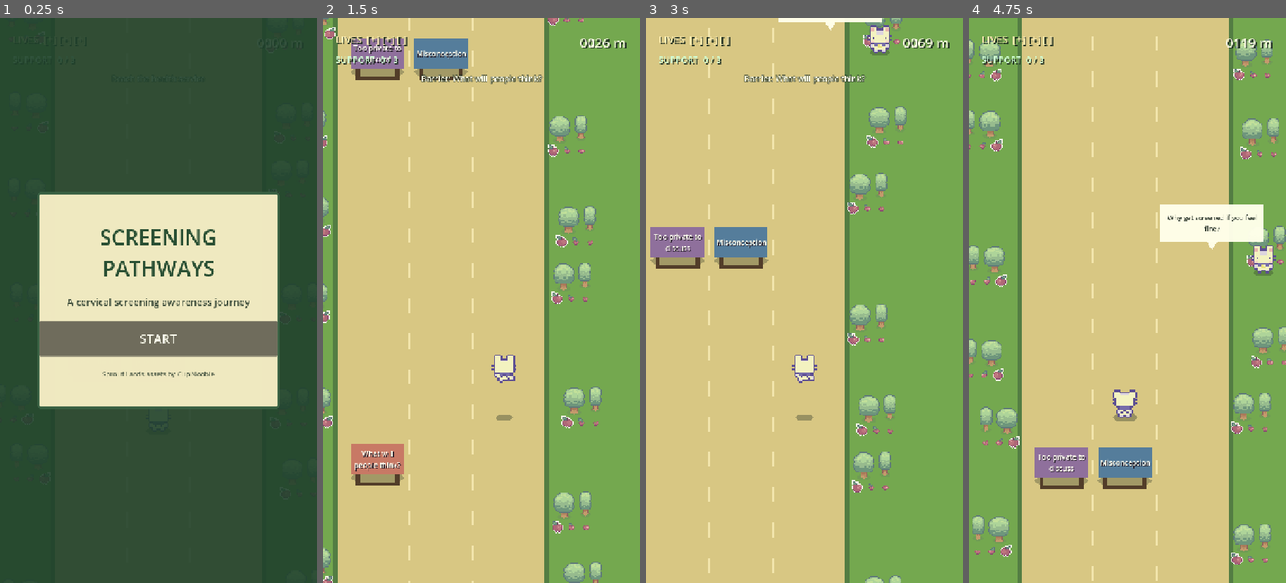
Above: before the commit, frames 1-4 (left to right).
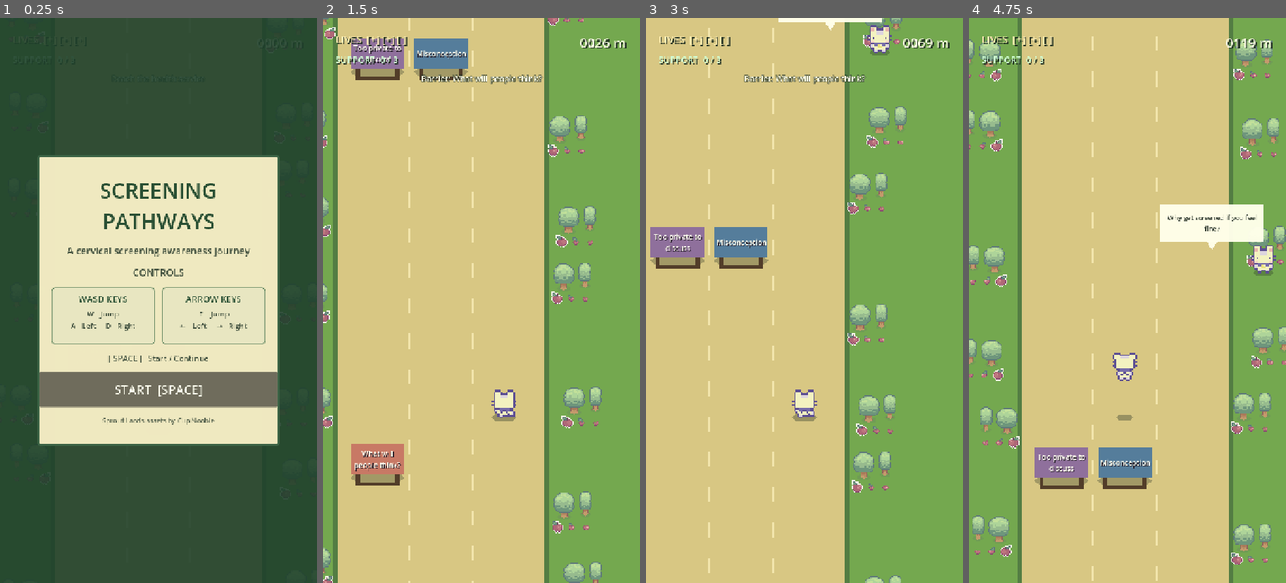
Above: after the commit, the same moments.

Repository: MinhQNguyenn/ScreeningTogether_AU
Game: Godot game, scene res://scenes/main.tscn
Same seed, same stepped clock (60 frames per second), same inputs: the game is played once before the commit and once after it.
Inputs (mouse positions are in pixels of both pictures, inside the frame that each line leads up to):
- Up to frame 1 (0.25 s): no input
- Up to frame 2 (1.5 s): click "START" (after the commit: "START [SPACE]") at 0.5 s; tap Enter at 1.25 s; move the mouse to (551, 272) at 1.27 s; hold D (move_right) from 1.28 s (still down); hold Space (interact, bound only after the commit) from 1.28 s (still down); click (551, 272) at 1.42 s
- Up to frame 3 (3 s): tap W (jump) at 1.52 s; release D (move_right) at 2 s; release Space (interact, bound only after the commit) at 2 s; drag from (741, 328) to (677, 526) at 2.02 s; move the mouse to (836, 176) at 2.77 s; hold D (move_right) from 2.78 s (still down); hold Space (interact, bound only after the commit) from 2.78 s (still down)
- Up to frame 4 (4.75 s): release D (move_right) at 3.5 s; release Space (interact, bound only after the commit) at 3.5 s; drag from (1111, 413) to (1064, 306) at 3.52 s; move the mouse to (1222, 385) at 4.27 s; hold A (move_left) from 4.28 s (still down); hold Space (interact, bound only after the commit) from 4.28 s (still down); tap W (jump) at 4.52 s

The runs differ from the first frame. In frame 1, 22% of the frame differs, in the area x 12-89%, y 24-76%; in frame 2, 0.6%; in frame 3, 0.6%; in frame 4, 0.6%.

Commit message:
Improve game controls and screening fact popups

Diff:
--- a/godot-game/project.godot
+++ b/godot-game/project.godot
@@ -28,20 +28,24 @@
 move_left={
 "deadzone": 0.5,
 "events": [Object(InputEventKey,"resource_local_to_scene":false,"resource_name":"","device":16,"window_id":0,"alt_press …(190 unchanged characters)…
-, Object(InputEventKey,"resource_local_to_scene":false,"reso …(137 unchanged characters)… se,"keycode":0,"physical_keycode":4194311,"key_label":0,"unicode":0,"location":0,"echo":false,"script":null)
+, Object(InputEventKey,"resource_local_to_scene":false,"reso …(137 unchanged characters)… se,"keycode":0,"physical_keycode":4194319,"key_label":0,"unicode":0,"location":0,"echo":false,"script":null)
 ]
 }
 move_right={
 "deadzone": 0.5,
 "events": [Object(InputEventKey,"resource_local_to_scene":false,"resource_name":"","device":16,"window_id":0,"alt_press …(190 unchanged characters)…
-, Object(InputEventKey,"resource_local_to_scene":false,"reso …(136 unchanged characters)… lse,"keycode":0,"physical_keycode":4194313,"key_label":0,"unicode":0,"location":0,"echo":false,"script":null)
+, Object(InputEventKey,"resource_local_to_scene":false,"reso …(136 unchanged characters)… lse,"keycode":0,"physical_keycode":4194321,"key_label":0,"unicode":0,"location":0,"echo":false,"script":null)
 ]
 }
 jump={
 "deadzone": 0.5,
+"events": [Object(InputEventKey,"resource_local_to_scene":false,"resource_name":"","device":16,"window_id":0,"alt_pressed":false,"shift_pressed":false,"ctrl_pressed":false,"meta_pressed":false,"pressed":false,"keycode":0,"physical_keycode":87,"key_label":0,"unicode":0,"location":0,"echo":false,"script":null)
+, Object(InputEventKey,"resource_local_to_scene":false,"resource_name":"","device":16,"window_id":0,"alt_pressed":false,"shift_pressed":false,"ctrl_pressed":false,"meta_pressed":false,"pressed":false,"keycode":0,"physical_keycode":4194320,"key_label":0,"unicode":0,"location":0,"echo":false,"script":null)
+]
+}
+interact={
+"deadzone": 0.5,
 "events": [Object(InputEventKey,"resource_local_to_scene":false,"resource_name":"","device":16,"window_id":0,"alt_press …(190 unchanged characters)…
-, Object(InputEventKey,"resource_local_to_scene":false,"resource_name":"","device":16,"window_id":0,"alt_pressed":false,"shift_pressed":false,"ctrl_pressed":false,"meta_pressed":false,"pressed":false,"keycode":0,"physical_keycode":87,"key_label":0,"unicode":0,"location":0,"echo":false,"script":null)
-, Object(InputEventKey,"resource_local_to_scene":false,"resource_name":"","device":16,"window_id":0,"alt_pressed":false,"shift_pressed":false,"ctrl_pressed":false,"meta_pressed":false,"pressed":false,"keycode":0,"physical_keycode":4194320,"key_label":0,"unicode":0,"location":0,"echo":false,"script":null)
 ]
 }
 
--- a/godot-game/scenes/main.tscn
+++ b/godot-game/scenes/main.tscn
@@ -3,7 +3,6 @@
 [ext_resource type="Script" uid="uid://vsh5k7vodm17" path="res://scripts/main.gd" id="1"]
 [ext_resource type="PackedScene" path="res://scenes/player.tscn" id="2"]
 [ext_resource type="PackedScene" path="res://scenes/clinic_finish.tscn" id="3"]
-[ext_resource type="PackedScene" uid="uid://lf0px1myvlbe" path="res://scenes/api_client.tscn" id="4_jyhfs"]
 
 [sub_resource type="StyleBoxFlat" id="Panel_style"]
 bg_color = Color(0.96, 0.93, 0.77, 0.97)
@@ -17,6 +16,22 @@
 corner_radius_bottom_right = 6
 corner_radius_bottom_left = 6
 
+[sub_resource type="StyleBoxFlat" id="Controls_group_style"]
+bg_color = Color(0.9, 0.9, 0.76, 0.8)
+border_width_left = 2
+border_width_top = 2
+border_width_right = 2
+border_width_bottom = 2
+border_color = Color(0.42, 0.55, 0.4, 1)
+corner_radius_top_left = 8
+corner_radius_top_right = 8
+corner_radius_bottom_right = 8
+corner_radius_bottom_left = 8
+content_margin_left = 16.0
+content_margin_top = 12.0
+content_margin_right = 16.0
+content_margin_bottom = 12.0
+
 [node name="Main" type="Node2D" unique_id=2047231791]
 script = ExtResource("1")
 
@@ -26,8 +41,6 @@
 
 [node name="Destination" parent="." unique_id=2075738844 instance=ExtResource("3")]
 position = Vector2(0, -15000)
-
-[node name="api_client" parent="." unique_id=1147773525 instance=ExtResource("4_jyhfs")]
 
 [node name="Interface" type="CanvasLayer" parent="." unique_id=2134147226]
 
@@ -117,16 +130,16 @@
 anchor_right = 0.5
 anchor_bottom = 0.5
 offset_left = -275.0
-offset_top = -245.0
+offset_top = -330.0
 offset_right = 275.0
-offset_bottom = 245.0
+offset_bottom = 330.0
 grow_horizontal = 2
 grow_vertical = 2
 theme_override_styles/panel = SubResource("Panel_style")
 
 [node name="Content" type="VBoxContainer" parent="Interface/StartScreen/Panel" unique_id=1754202413]
 layout_mode = 2
-theme_override_constants/separation = 28
+theme_override_constants/separation = 18
 alignment = 1
 
 [node name="Title" type="Label" parent="Interface/StartScreen/Panel/Content" unique_id=148064177]
@@ -145,12 +158,77 @@
 horizontal_alignment = 1
 autowrap_mode = 2
 
+[node name="ControlsHeading" type="Label" parent="Interface/StartScreen/Panel/Content"]
+layout_mode = 2
+theme_override_colors/font_color = Color(0.25, 0.31, 0.24, 1)
+theme_override_font_sizes/font_size = 22
+text = "CONTROLS"
+horizontal_alignment = 1
+
+[node name="ControlGroups" type="HBoxContainer" parent="Interface/StartScreen/Panel/Content"]
+layout_mode = 2
+theme_override_constants/separation = 16
+alignment = 1
+
+[node name="WasdGroup" type="PanelContainer" parent="Interface/StartScreen/Panel/Content/ControlGroups"]
+custom_minimum_size = Vector2(235, 130)
+layout_mode = 2
+theme_override_styles/panel = SubResource("Controls_group_style")
+
+[node name="Content" type="VBoxContainer" parent="Interface/StartScreen/Panel/Content/ControlGroups/WasdGroup"]
+layout_mode = 2
+theme_override_constants/separation = 8
+
+[node name="Heading" type="Label" parent="Interface/StartScreen/Panel/Content/ControlGroups/WasdGroup/Content"]
+layout_mode = 2
+theme_override_colors/font_color = Color(0.16, 0.31, 0.2, 1)
+theme_override_font_sizes/font_size = 20
+text = "WASD KEYS"
+horizontal_alignment = 1
+
+[node name="Keys" type="Label" parent="Interface/StartScreen/Panel/Content/ControlGroups/WasdGroup/Content"]
+layout_mode = 2
+theme_override_colors/font_color = Color(0.25, 0.31, 0.24, 1)
+theme_override_font_sizes/font_size = 17
+text = "W   Jump\nA   Left     D   Right"
+horizontal_alignment = 1
+
+[node name="ArrowGroup" type="PanelContainer" parent="Interface/StartScreen/Panel/Content/ControlGroups"]
+custom_minimum_size = Vector2(235, 130)
+layout_mode = 2
+theme_override_styles/panel = SubResource("Controls_group_style")
+
+[node name="Content" type="VBoxContainer" parent="Interface/StartScreen/Panel/Content/ControlGroups/ArrowGroup"]
+layout_mode = 2
+theme_override_constants/separation = 8
+
+[node name="Heading" type="Label" parent="Interface/StartScreen/Panel/Content/ControlGroups/ArrowGroup/Content"]
+layout_mode = 2
+theme_override_colors/font_color = Color(0.16, 0.31, 0.2, 1)
+theme_override_font_sizes/font_size = 20
+text = "ARROW KEYS"
+horizontal_alignment = 1
+
+[node name="Keys" type="Label" parent="Interface/StartScreen/Panel/Content/ControlGroups/ArrowGroup/Content"]
+layout_mode = 2
+theme_override_colors/font_color = Color(0.25, 0.31, 0.24, 1)
+theme_override_font_sizes/font_size = 17
+text = "↑   Jump\n←   Left     →   Right"
+horizontal_alignment = 1
+
+[node name="SpaceControl" type="Label" parent="Interface/StartScreen/Panel/Content"]
+layout_mode = 2
+theme_override_colors/font_color = Color(0.25, 0.31, 0.24, 1)
+theme_override_font_sizes/font_size = 18
+text = "[ SPACE ]   Start / Continue"
+horizontal_alignment = 1
+
 [node name="StartButton" type="Button" parent="Interface/StartScreen/Panel/Content" unique_id=1502617516]
 custom_minimum_size = Vector2(0, 80)
 layout_mode = 2
 theme_override_colors/font_color = Color(1, 1, 0.94, 1)
 theme_override_font_sizes/font_size = 28
-text = "START"
+text = "START  [SPACE]"
 
 [node name="Credit" type="Label" parent="Interface/StartScreen/Panel/Content" unique_id=308258148]
 layout_mode = 2
@@ -215,7 +293,7 @@
 layout_mode = 2
 theme_override_colors/font_color = Color(1, 1, 0.94, 1)
 theme_override_font_sizes/font_size = 26
-text = "TRY AGAIN"
+text = "TRY AGAIN  [SPACE]"
 
 [node name="CompletionScreen" type="ColorRect" parent="Interface" unique_id=1414650624]
 visible = false
@@ -275,4 +353,4 @@
 layout_mode = 2
 theme_override_colors/font_color = Color(1, 1, 0.94, 1)
 theme_override_font_sizes/font_size = 26
-text = "PLAY AGAIN"
+text = "PLAY AGAIN  [SPACE]"
--- a/godot-game/scenes/support_popup.tscn
+++ b/godot-game/scenes/support_popup.tscn
@@ -45,7 +45,7 @@
 script = ExtResource("1_caqws")
 
 [node name="PanelContainer" type="PanelContainer" parent="." unique_id=1840277371]
-custom_minimum_size = Vector2(620, 760)
+custom_minimum_size = Vector2(620, 560)
 layout_mode = 1
 anchors_preset = 8
 anchor_left = 0.5
@@ -53,9 +53,9 @@
 anchor_right = 0.5
 anchor_bottom = 0.5
 offset_left = -310.0
-offset_top = -380.0
+offset_top = -280.0
 offset_right = 310.0
-offset_bottom = 380.0
+offset_bottom = 280.0
 grow_horizontal = 2
 grow_vertical = 2
 theme_override_styles/panel = SubResource("StyleBoxFlat_caqws")
@@ -68,7 +68,7 @@
 layout_mode = 2
 theme_override_colors/font_color = Color(0.15686275, 0.30980393, 0.20784314, 1)
 theme_override_font_sizes/font_size = 30
-text = "INFORMATION"
+text = "SCREENING FACT"
 horizontal_alignment = 1
 autowrap_mode = 3
 
@@ -76,23 +76,24 @@
 layout_mode = 2
 theme_override_colors/font_color = Color(0.39215687, 0.44705883, 0.40392157, 1)
 theme_override_font_sizes/font_size = 18
-text = "Finding nearby health services..."
+text = "DID YOU KNOW?"
 horizontal_alignment = 1
 autowrap_mode = 3
 
 [node name="data_label" type="RichTextLabel" parent="PanelContainer/VBoxContainer" unique_id=2005892245]
-custom_minimum_size = Vector2(0, 520)
+custom_minimum_size = Vector2(0, 300)
 layout_mode = 2
 size_flags_vertical = 3
 theme_override_colors/default_color = Color(0.14117648, 0.19215687, 0.15294118, 1)
 theme_override_constants/line_separation = 6
-theme_override_font_sizes/normal_font_size = 19
+theme_override_font_sizes/normal_font_size = 24
 theme_override_font_sizes/bold_font_size = 19
 theme_override_font_sizes/bold_italics_font_size = 19
 theme_override_font_sizes/italics_font_size = 19
 theme_override_font_sizes/mono_font_size = 19
 scroll_active = true
 scroll_following = true
+text = "In Australia, more than 70% of cervical cancers occurred in women who had never screened or were overdue for screening."
 
 [node name="close_button" type="Button" parent="PanelContainer/VBoxContainer" unique_id=568841710]
 custom_minimum_size = Vector2(0, 58)
@@ -102,4 +103,4 @@
 theme_override_styles/normal = SubResource("StyleBoxFlat_4f0ha")
 theme_override_styles/pressed = SubResource("StyleBoxFlat_x5e5e")
 theme_override_styles/hover = SubResource("StyleBoxFlat_mljm8")
-text = "CONTINUE"
+text = "CONTINUE  [SPACE]"
--- a/godot-game/scripts/main.gd
+++ b/godot-game/scripts/main.gd
@@ -9,9 +9,6 @@
 const SUPPORT_PICKUP := preload("res://scenes/support_pickup.tscn")
 
 const SUPPORT_POPUP := preload("res://scenes/support_popup.tscn")
-
-const SUPPORT_API_URL := "https://services.ga.gov.au/gis/rest/services/National_HealthDirect_Health_Facilities/MapServer/0/query"
-var postcode := 3168
 
 # basic level settings
 const SEGMENT_HEIGHT := 640.0
@@ -91,9 +88,6 @@
 	$Interface/CompletionScreen/Panel/Content/FinalScore
 )
 
-@onready var api_service: ApiClient = $api_client
-
-
 func _ready() -> void:
 	# hook up buttons and game events when the scene loads
 	rng.randomize()
@@ -109,12 +103,23 @@
 	$Interface/CompletionScreen/Panel/Content/RestartButton.pressed.connect(
 		_restart_game
 	)
-
-	api_service.request_succeeded.connect(_on_support_api_succeeded)
-	api_service.request_failed.connect(_on_support_api_failed)
-
 	_build_initial_track()
 	_update_hud()
+
+
+func _input(event: InputEvent) -> void:
+	if not event.is_action_pressed("interact"):
+		return
+	if event is InputEventKey and event.echo:
+		return
+
+	get_viewport().set_input_as_handled()
+	if is_instance_valid(current_support_popup):
+		current_support_popup.close_popup()
+	elif start_screen.visible:
+		_start_game()
+	elif game_over_screen.visible or completion_screen.visible:
+		_restart_game()
 
 
 func _process(_delta: float) -> void:
@@ -327,10 +332,8 @@
 	# Apply the gameplay effect first.
 	confidence = mini(MAX_CONFIDENCE, confidence + 1)
 
-	# Make the popup first so it cannot miss a quick API response.
-	await _open_support_popup(support_name)
-	_request_support_information()
-
+	# Pause the run and show a local screening fact.
+	await _open_support_popup()
 
 	var feedback_message := (
 		"%s cleared the barrier row" % support_name
@@ -404,7 +407,7 @@
 	feedback_label.text = ""
 	feedback_label.modulate = Color.WHITE
 
-func _open_support_popup(support_name: String) -> void:
+func _open_support_popup() -> void:
 	# Stop gameplay while the user reads the popup.
 	is_playing = false
 	player.stop_run()
@@ -427,34 +430,11 @@
 	current_support_popup.closed.connect(
 		_on_support_popup_closed
 	)
-	current_support_popup.show_loading(support_name)
-
-
-func _request_support_information() -> void:
-	var request_url := (
-		(
-			"%s?where=postcode=%s&outFields="
-			+ "organisation_name,address,suburb,state,postcode"
-			+ "&returnGeometry=false&resultRecordCount=1&f=json"
-		) % [
-			SUPPORT_API_URL,
-			postcode
-		]
-	)
-	postcode += 1
-
-
-	api_service.get_json(request_url)
-
-
-func _on_support_api_succeeded(data: Variant) -> void:
-	if is_instance_valid(current_support_popup):
-		current_support_popup.show_data(data)
-
-
-func _on_support_api_failed(message: String) -> void:
-	if is_instance_valid(current_support_popup):
-		current_support_popup.show_error(message)
+	var fact_index: int = rng.randi_range(
+		0,
+		SupportPopup.SCREENING_FACTS.size() - 1,
+	)
+	current_support_popup.show_fact(fact_index)
 
 
 func _on_support_popup_closed() -> void:
--- a/godot-game/scripts/support_popup.gd
+++ b/godot-game/scripts/support_popup.gd
@@ -2,6 +2,18 @@
 extends ColorRect
 
 signal closed
+
+const SCREENING_FACTS := [
+	(
+		"In Australia, more than 70% of cervical cancers occurred in women "
+		+ "who had never screened or were overdue for screening."
+	),
+	(
+		"Cervical cancer can take 10–15 years to develop. Regular screening "
+		+ "can detect early changes before they become cancer, giving you more "
+		+ "time to take action."
+	),
+]
 
 @onready var title_label: Label = $PanelContainer/VBoxContainer/title_label
 @onready var status_label: Label = $PanelContainer/VBoxContainer/status_label
@@ -13,45 +25,16 @@
 	close_button.pressed.connect(_on_close_pressed)
 
 
-func show_loading(item_name: String) -> void:
-	title_label.text = "%s collected" % item_name.capitalize()
-	status_label.text = "Finding a nearby health service..."
-	data_label.text = "Trusted information can help you make an informed choice."
-
-
-func show_data(data: Variant) -> void:
-	if not data is Dictionary:
-		show_error("The response could not be read.")
-		return
-
-	var response: Dictionary = data as Dictionary
-	var features_value: Variant = response.get("features", [])
-	if not features_value is Array or features_value.is_empty():
-		status_label.text = "No service found for this postcode"
-		data_label.text = "You can still ask a trusted healthcare professional about screening."
-		return
-
-	# The demo only needs the first nearby practice from the API response.
-	var first_feature: Dictionary = features_value[0] as Dictionary
-	var details: Dictionary = first_feature.get("attributes", {}) as Dictionary
-	var practice_name: String = str(details.get("organisation_name", "Health service"))
-	var address: String = str(details.get("address", "Address not provided"))
-	var suburb: String = str(details.get("suburb", ""))
-	var state: String = str(details.get("state", ""))
-	var postcode: String = str(details.get("postcode", ""))
-
-	status_label.text = "Nearby general practice"
-	data_label.text = (
-		"%s\n\nAddress\n%s\n%s %s %s\n\n"
-		+ "Contact the practice to check if cervical screening is available."
-	) % [practice_name, address, suburb, state, postcode]
-
-
-func show_error(_message: String) -> void:
-	status_label.text = "Information unavailable"
-	data_label.text = "The health service information could not be loaded right now."
+func show_fact(fact_index: int) -> void:
+	title_label.text = "SCREENING FACT"
+	status_label.text = "DID YOU KNOW?"
+	data_label.text = SCREENING_FACTS[fact_index]
 
 
 func _on_close_pressed() -> void:
+	close_popup()
+
+
+func close_popup() -> void:
 	closed.emit()
 	queue_free()
